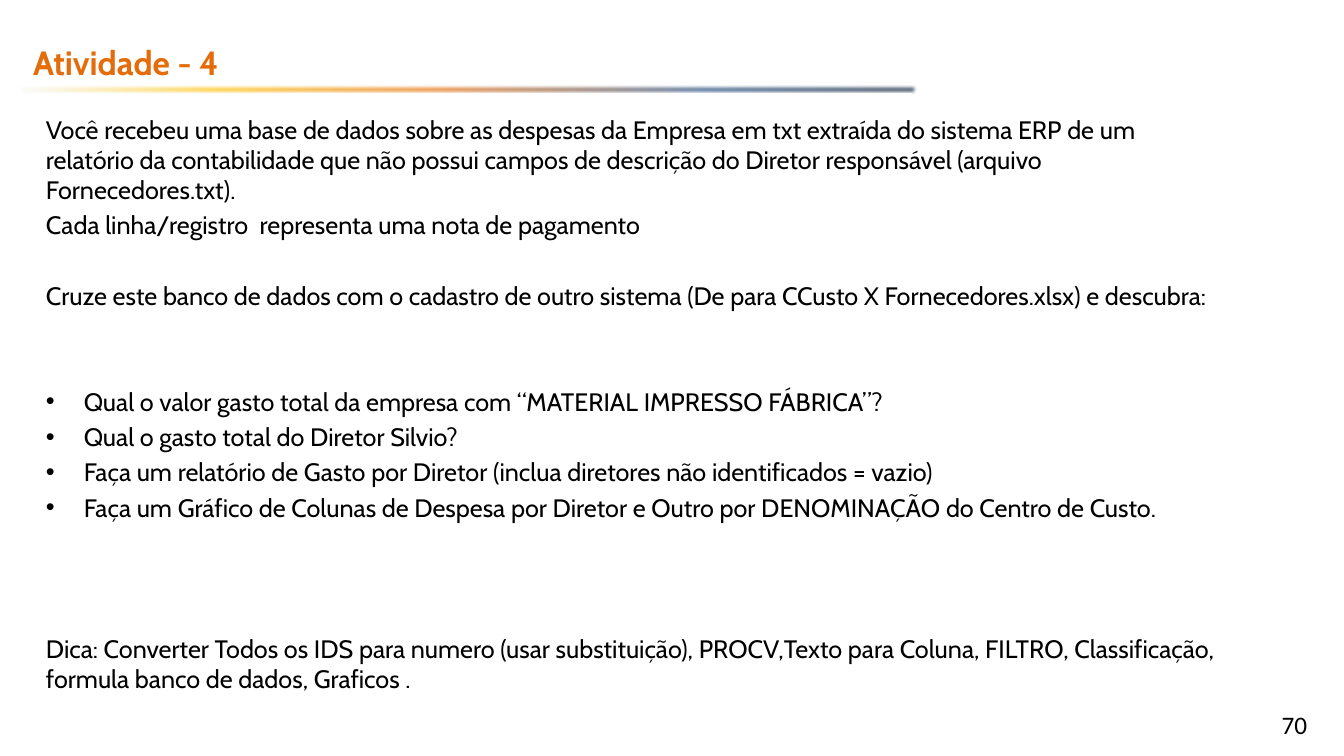
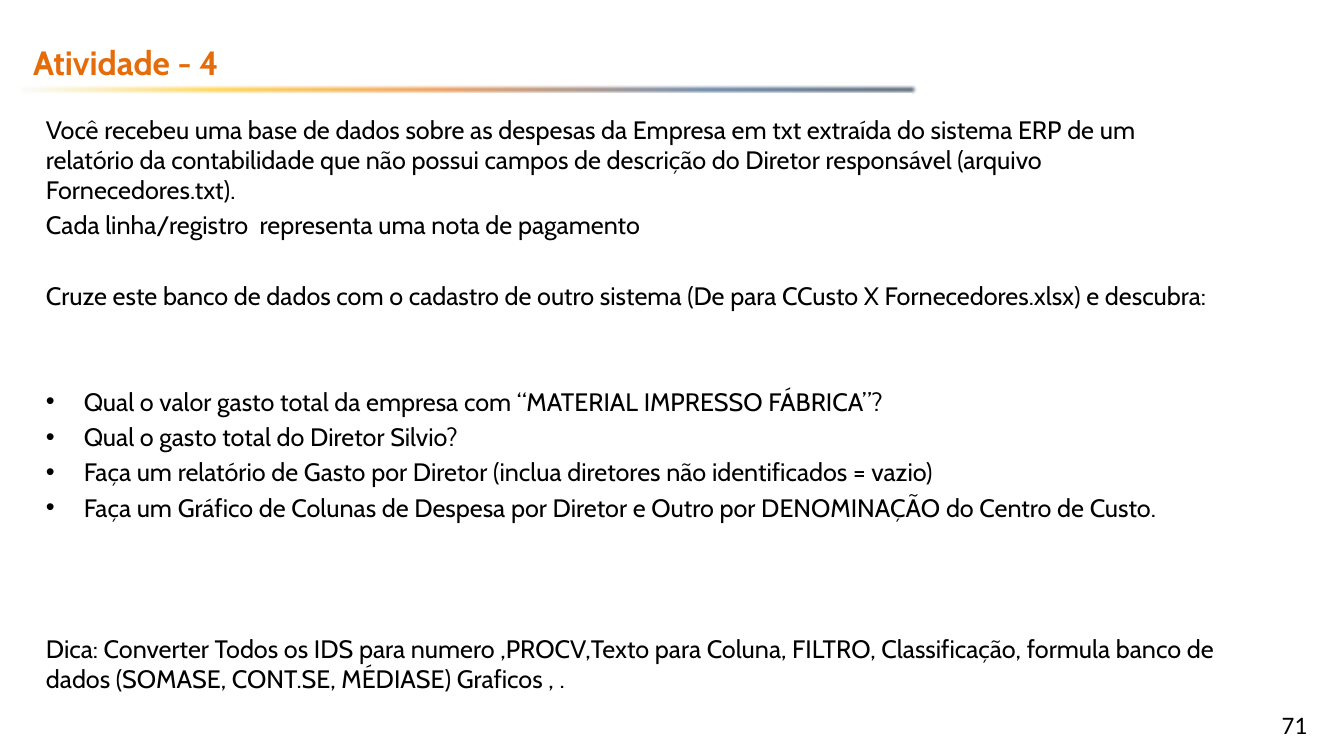
Before and after one commit to emerson-fenrir/Excel_Basico, a slide deck: slide 71 of Professor/Aula3.pptx (slide 70 before the commit). Drawn at 1344x756 pixels with LibreOffice and Linux fonts; fonts in the diff are those of the drawing; background and template pictures are left out. Boxes give left, top, right and bottom in pixels: in the first picture for what was removed or moved away, otherwise in the second. Text is boxed around its words. In the diff, an @@ line names an element or a change of style, - is before the commit and + after.

```diff
--- a/Professor/Aula3.pptx
+++ b/Professor/Aula3.pptx
@@ text at [46,639,1214,692]: text changed @@
-Dica: Converter Todos os IDS para numero (usar substituição), PROCV,Texto para Coluna, FILTRO, Classificação, formula banco de dados, Graficos .
+Dica: Converter Todos os IDS para numero ,PROCV,Texto para Coluna, FILTRO, Classificação, formula banco de dados (SOMASE, CONT.SE, MÉDIASE) Graficos , .
@@ page number at [1282,717,1308,734]: text changed @@
-70
+71
```
Also in this commit, not shown: 6 other slides changed, 5 slides added, 8 other files.
